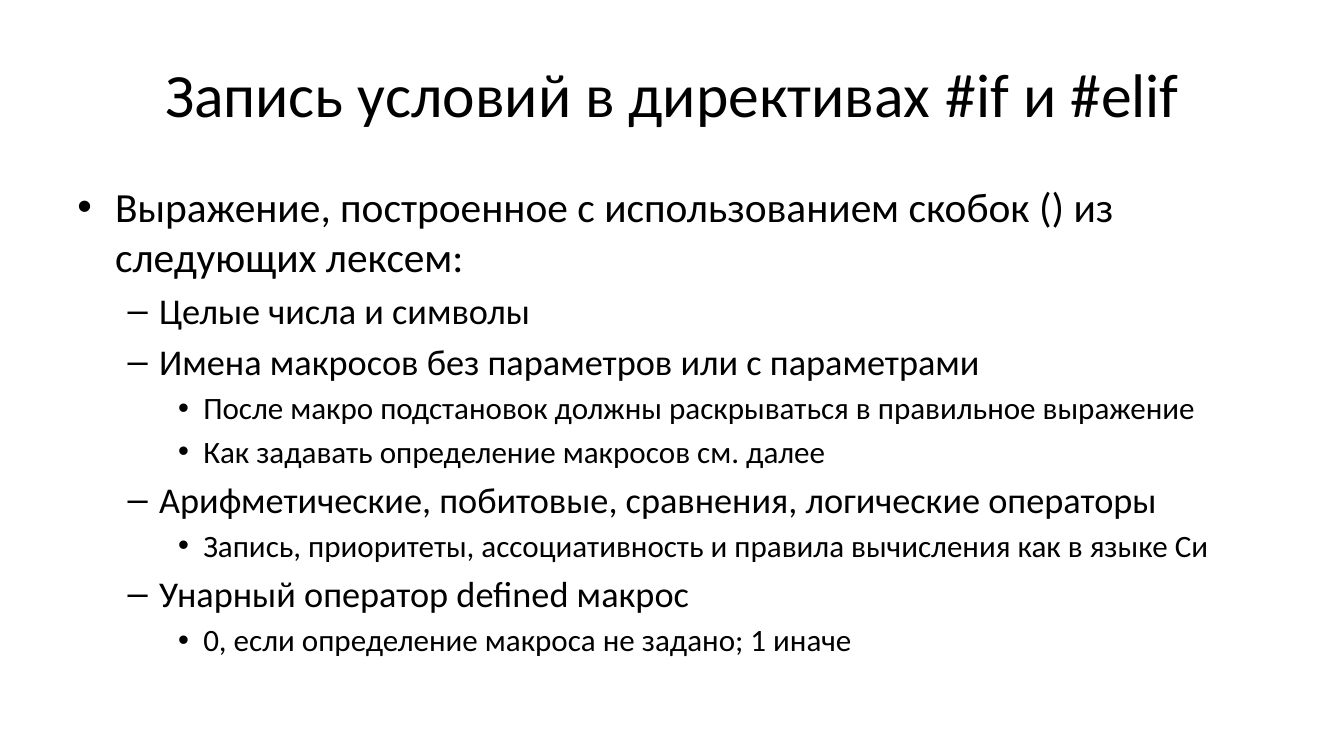
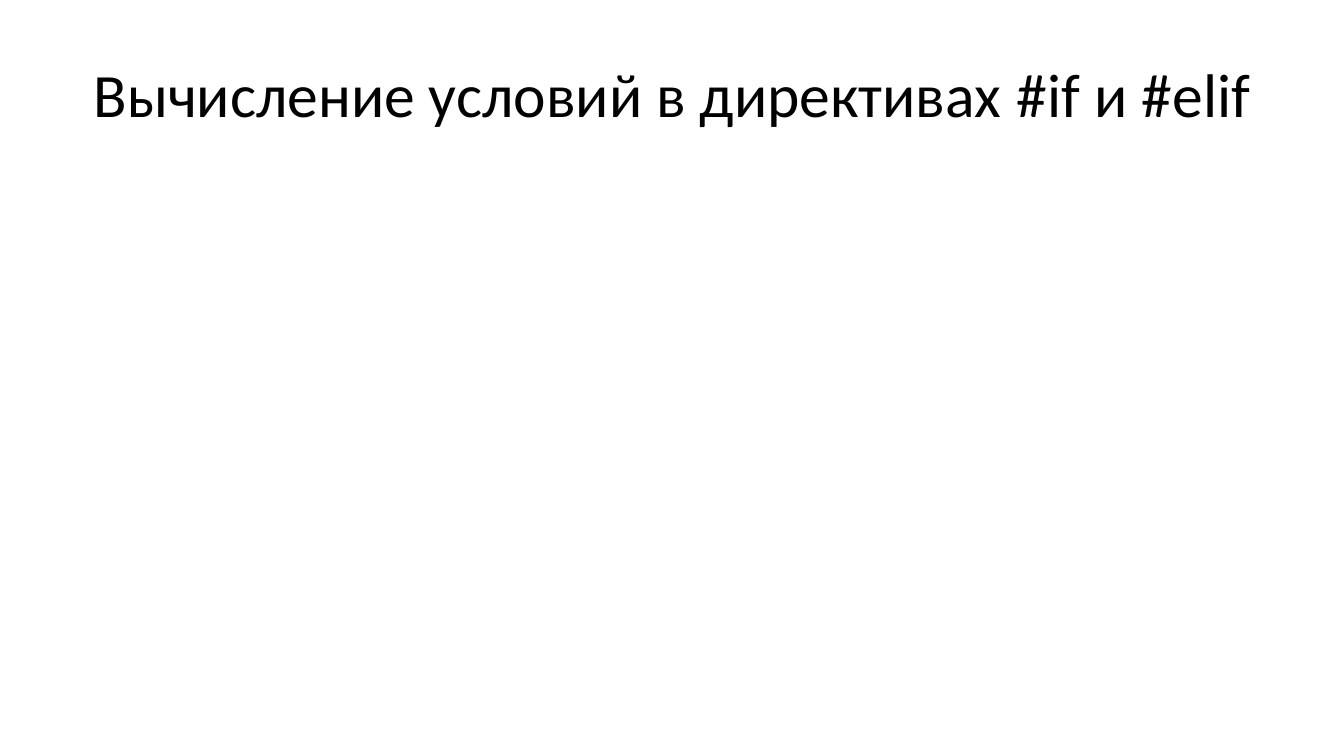
Before and after one commit to Evgueni-Petrov-aka-espetrov/Algorithms-and-Programming-in-C-pptx, a slide deck: slide 99 of 25 Препроцессор языка Си.pptx (slide 16 before the commit). Drawn at 1344x756 pixels with LibreOffice and Linux fonts; fonts in the diff are those of the drawing. Boxes give left, top, right and bottom in pixels: in the first picture for what was removed or moved away, otherwise in the second. Text is boxed around its words. In the diff, an @@ line names an element or a change of style, - is before the commit and + after.

Commit message:
питоноподобно расписал обработку директив; добавил общие слайды про препроцессирование; добавил пример раскрытия макросов

```diff
--- a/25 Препроцессор языка Си.pptx
+++ b/25 Препроцессор языка Си.pptx
@@ title at (94, 74, 1250, 127): text changed @@
-Запись условий в директивах #if и #elif
+Вычисление условий в директивах #if и #elif
@@ text removed at (115, 194, 1208, 656) @@
-• Выражение, построенное с использованием скобок () из следующих лексем:
-  – Целые числа и символы
-  – Имена макросов без параметров или с параметрами
-    • После макро подстановок должны раскрываться в правильное выражение
-    • Как задавать определение макросов см. далее
-  – Арифметические, побитовые, сравнения, логические операторы
-    • Запись, приоритеты, ассоциативность и правила вычисления как в языке Си
-  – Унарный оператор defined макрос
-    • 0, если определение макроса не задано; 1 иначе
```
Also in this commit, not shown: 17 other slides changed, 167 slides added, 2 slides removed.
